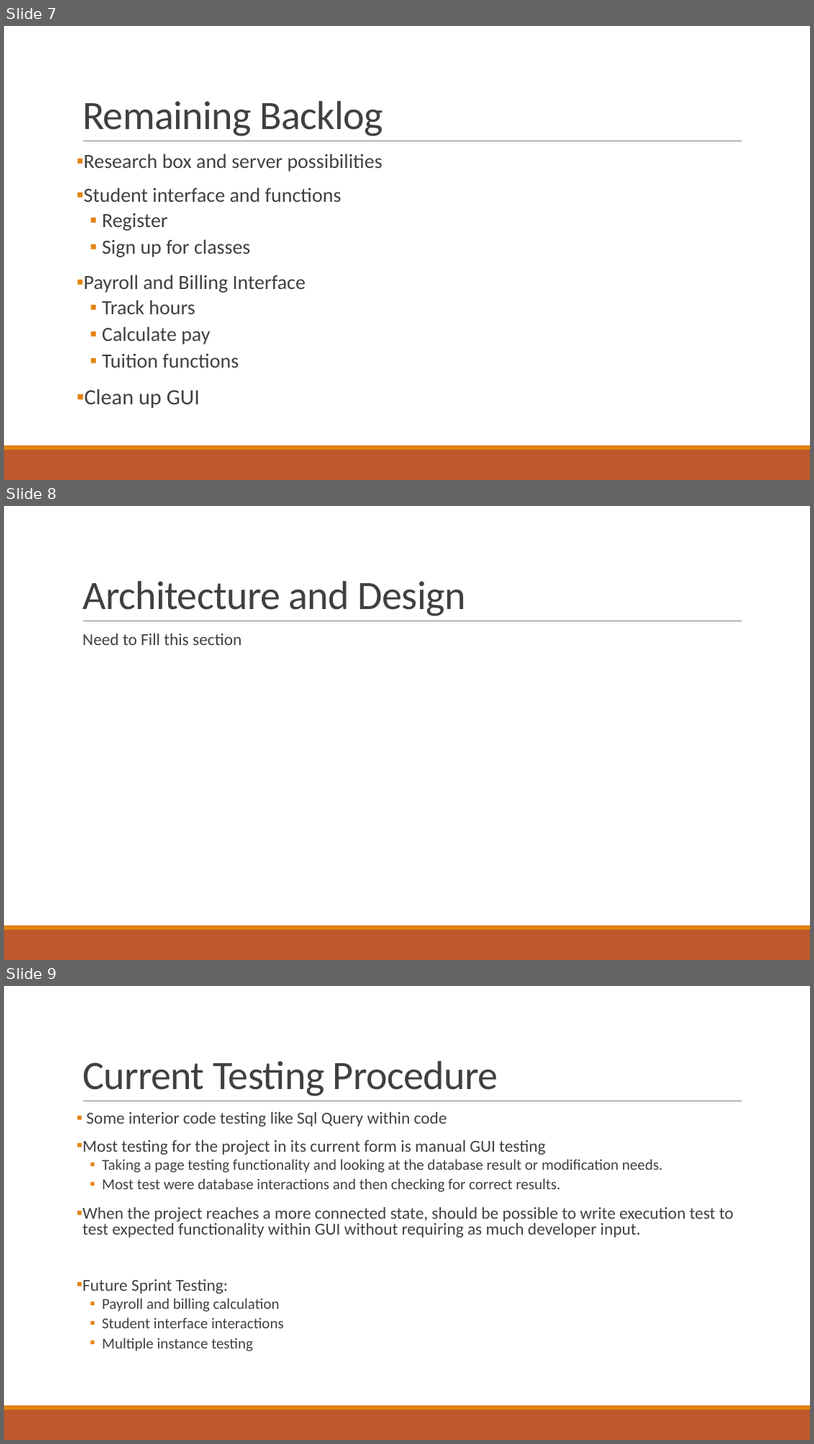
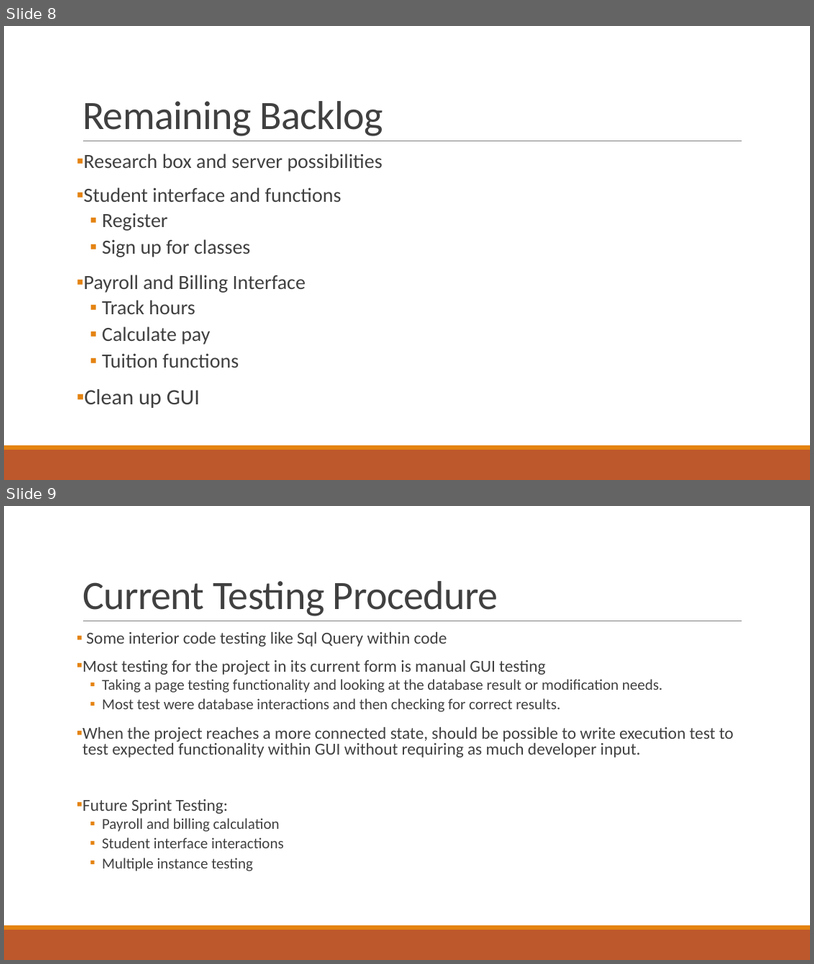
Before and after one commit to SDSMT-CSC464-F15/dancesoft, a slide deck: Sprint 3/client presentation/DanceSoft powerpoint sprint 3.pptx. Shown one above the other, each under a label of ours: slides 7, 8 and 9 before the commit, slides 8 and 9 after it. The pictures are 814x1444 and 814x964 pixels, drawn with LibreOffice and Linux fonts; fonts in the diff are those of the drawing. Boxes give left, top, right and bottom in pixels: in the first picture for what was removed or moved away, otherwise in the second. Text is boxed around its words. In the diff, an @@ line names an element or a change of style, - is before the commit and + after.

Commit message:
Updated Several First Semester Design Docs
Also made small UI update to the teacher landing page.

```diff
--- a/Sprint 3/client presentation/DanceSoft powerpoint sprint 3.pptx
+++ b/Sprint 3/client presentation/DanceSoft powerpoint sprint 3.pptx
@@ slide 8 removed at bbox=[4, 506, 810, 960], background #FFFFFF; not listed: 3 template elements that a slide beside it also shows @@
@@ title removed at bbox=[82, 581, 466, 616] @@
-Architecture and Design
@@ text removed at bbox=[82, 633, 242, 645] @@
-  Need to Fill this section
@@ what was slide 7 is now slide 8 @@
```
Also in this commit, not shown: 8 slides changed, 2 slides added, 1 other slide removed, 40 other files.
